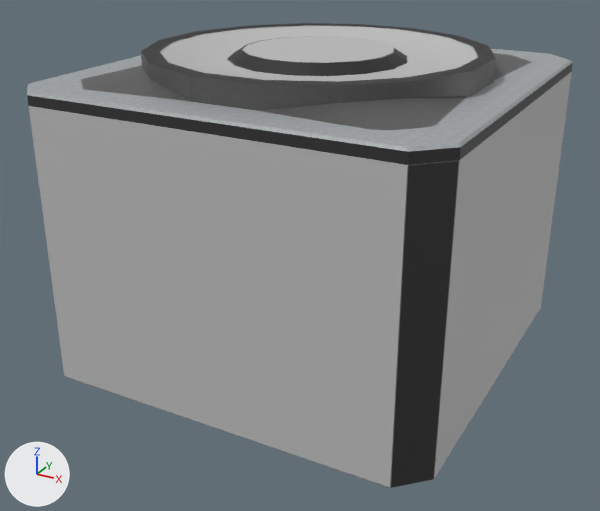
The Blender file Assets/box-fairings.blend as it was, and as the next commit left it.
The view is the same before and after, from a camera (50 mm lens) standing at (2.8, -5.36, 2.16) and looking at (-0.04, -0.2, -0.42). The axes (+X, +Y, +Z) are drawn at lower left. The lights are the same throughout.

In view in the first picture: 'cap-left', 'cap-right', 'wall.000', 'wall.001'.
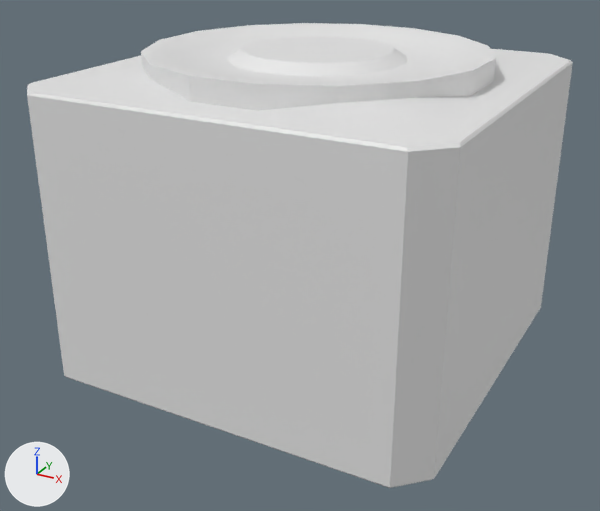
Edits to the bpy script that builds the scene:
```text
Change me_cube_067:
    where me_cube_067.from_pydata(...)  # 15 vertices, 12 faces; spans x -1.4..1.45, y -1.04..1.03, z -0.19..0.05
    remove me_cube_067.materials.append(mat_box_fairings_png)  # picture img_box_fairings_png
Change me_cube:
    where me_cube.from_pydata(...)  # 128 vertices, 113 faces; spans x -0.92..1.25, y -1.53..1.53, z -0.13..0.2
    remove me_cube.materials.append(mat_box_fairings_png)  # picture img_box_fairings_png
Change me_cube_006:
    where me_cube_006.from_pydata(...)  # 116 vertices, 116 faces; spans x -0.77..1.0, y -1.53..1.53, z -0.13..0.2
    remove me_cube_006.materials.append(mat_box_fairings_png)  # picture img_box_fairings_png
```

Boxes (x1, y1, x2, y2) around the edits, measured in the pictures (600 x 511 px):
'wall.001', recoloured
    both: (29, 106, 407, 488)
'wall.000', recoloured
    both: (390, 72, 572, 488)
'cap-right', recoloured (grey to white)
    both: (189, 24, 573, 165)
'cap-left', recoloured (grey to white)
    both: (27, 23, 407, 132)
